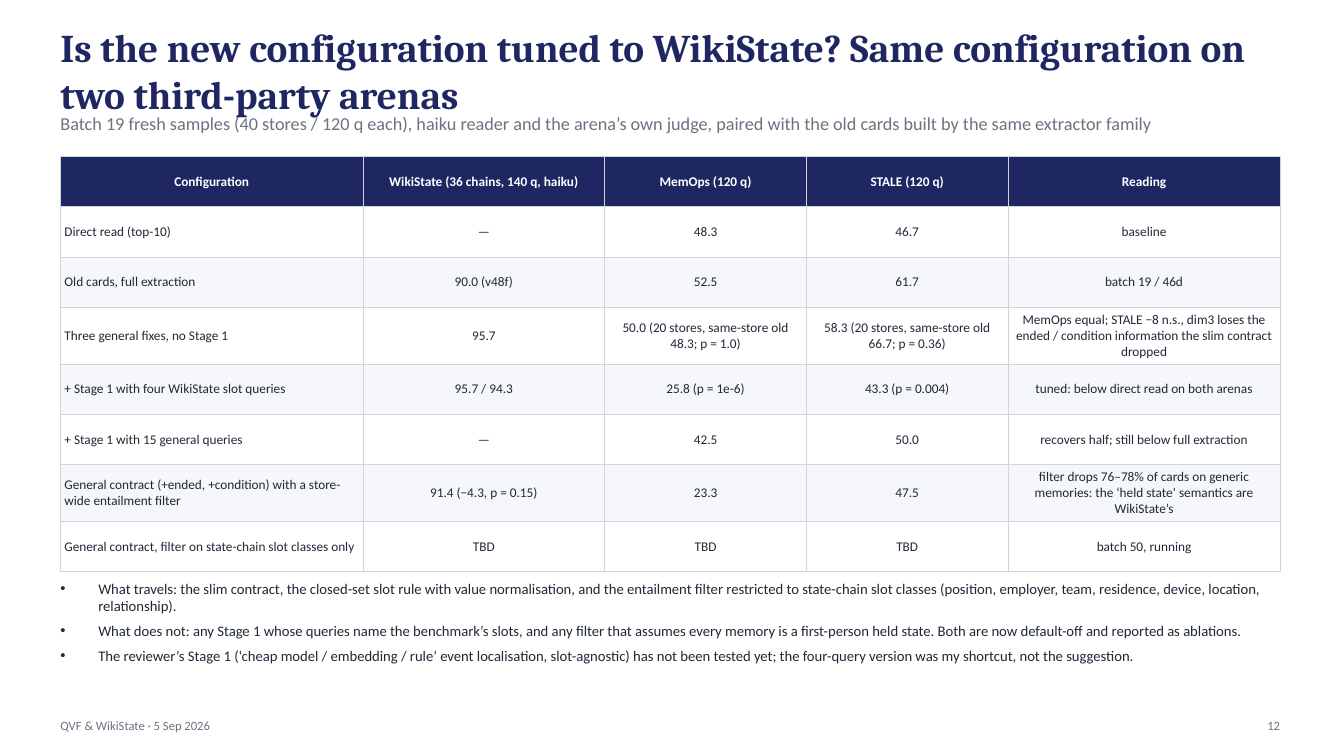
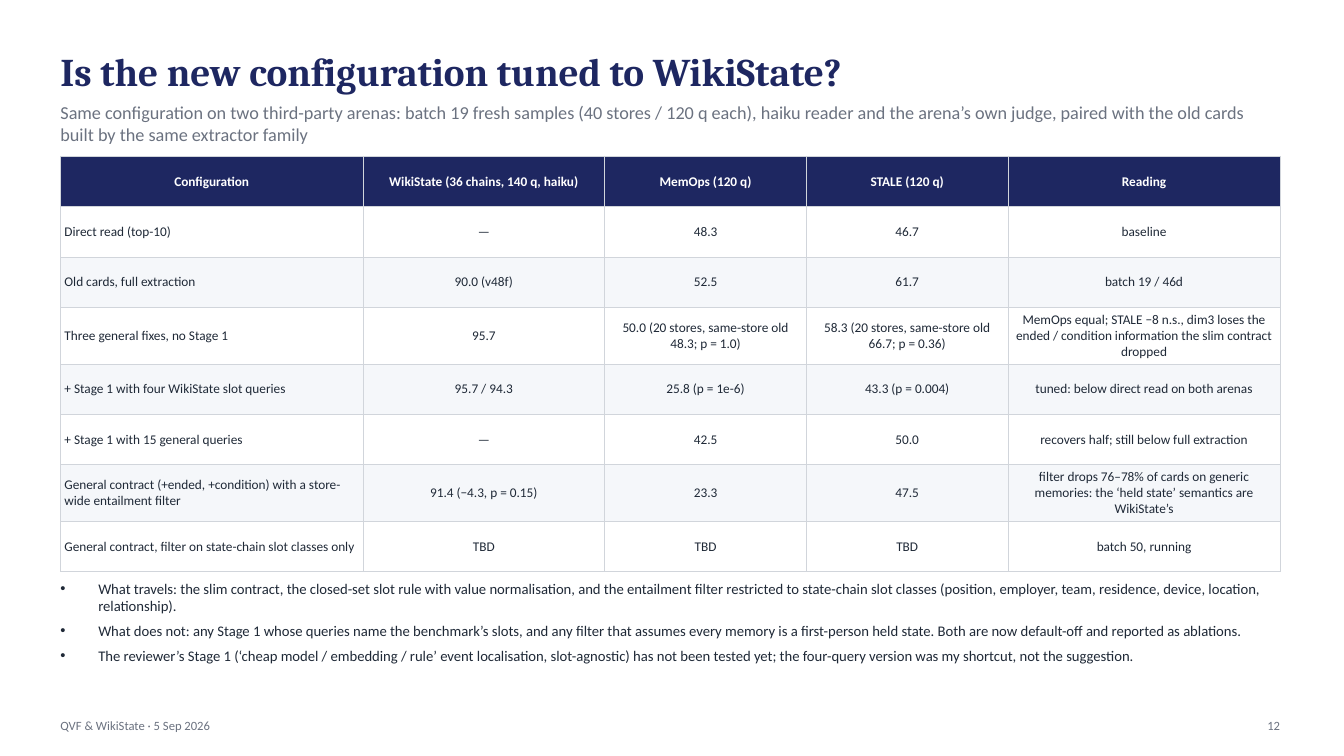
Before and after one commit to jeremyz12/qvf_withcontroller, a slide deck: slide 12 of results/talk_qvf_wikistate_20260905.pptx. Drawn at 1344x756 pixels with LibreOffice and Linux fonts; fonts in the diff are those of the drawing. Boxes give left, top, right and bottom in pixels: in the first picture for what was removed or moved away, otherwise in the second. Text is boxed around its words. In the diff, an @@ line names an element or a change of style, - is before the commit and + after.

```diff
--- a/results/talk_qvf_wikistate_20260905.pptx
+++ b/results/talk_qvf_wikistate_20260905.pptx
@@ text at (60, 58, 842, 95): text changed @@
-Is the new configuration tuned to WikiState? Same configuration on two third-party arenas
+Is the new configuration tuned to WikiState?
@@ text at (60, 106, 1244, 144): text changed @@
-Batch 19 fresh samples (40 stores / 120 q each), haiku reader and the arena’s own judge, paired with the old cards built by the same extractor family
+Same configuration on two third-party arenas: batch 19 fresh samples (40 stores / 120 q each), haiku reader and the arena’s own judge, paired with the old cards built by the same extractor family
```
Also in this commit, not shown: 1 other slide changed, 2 other files.
